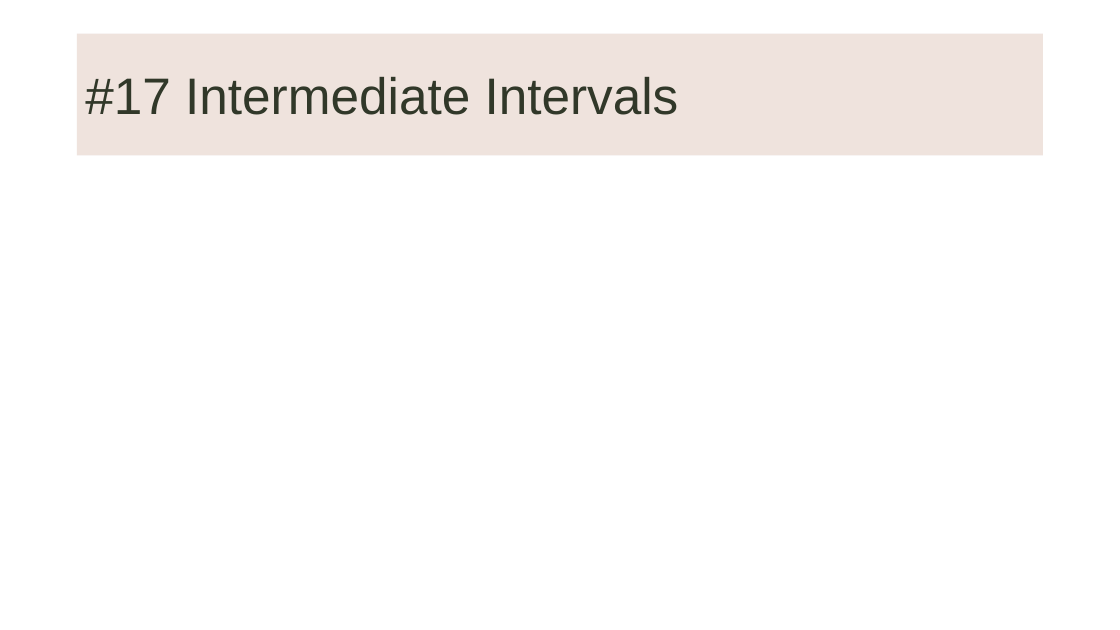
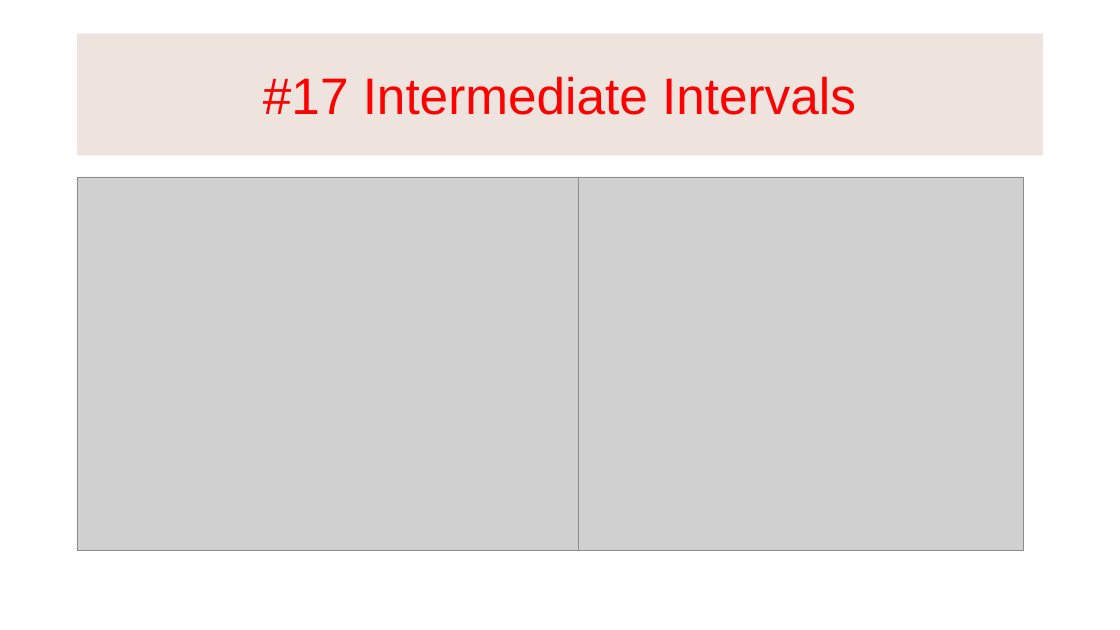
Before and after one commit to KnowledgeMavens/Science-Tech, a slide deck: slide 14 of Music Theory 02-17-18/Music Theory 02-17-18.pptx. Drawn at 1120x630 pixels with LibreOffice and Linux fonts; fonts in the diff are those of the drawing; grey boxes stand for pictures; background and template pictures are left out. Boxes give left, top, right and bottom in pixels: in the first picture for what was removed or moved away, otherwise in the second. Text is boxed around its words. In the diff, an @@ line names an element or a change of style, - is before the commit and + after.

```diff
--- a/Music Theory 02-17-18/Music Theory 02-17-18.pptx
+++ b/Music Theory 02-17-18/Music Theory 02-17-18.pptx
@@ title "#17 Intermediate Intervals" at bbox=[77, 34, 1044, 155]: text colour #313829 to #FF0000; alignment left to centre @@
@@ picture added at bbox=[77, 177, 580, 551] @@
@@ picture added at bbox=[578, 177, 1023, 551] @@
```
Also in this commit, not shown: 16 other slides changed, 2 slides added, 2 slides removed, 1 other file.
